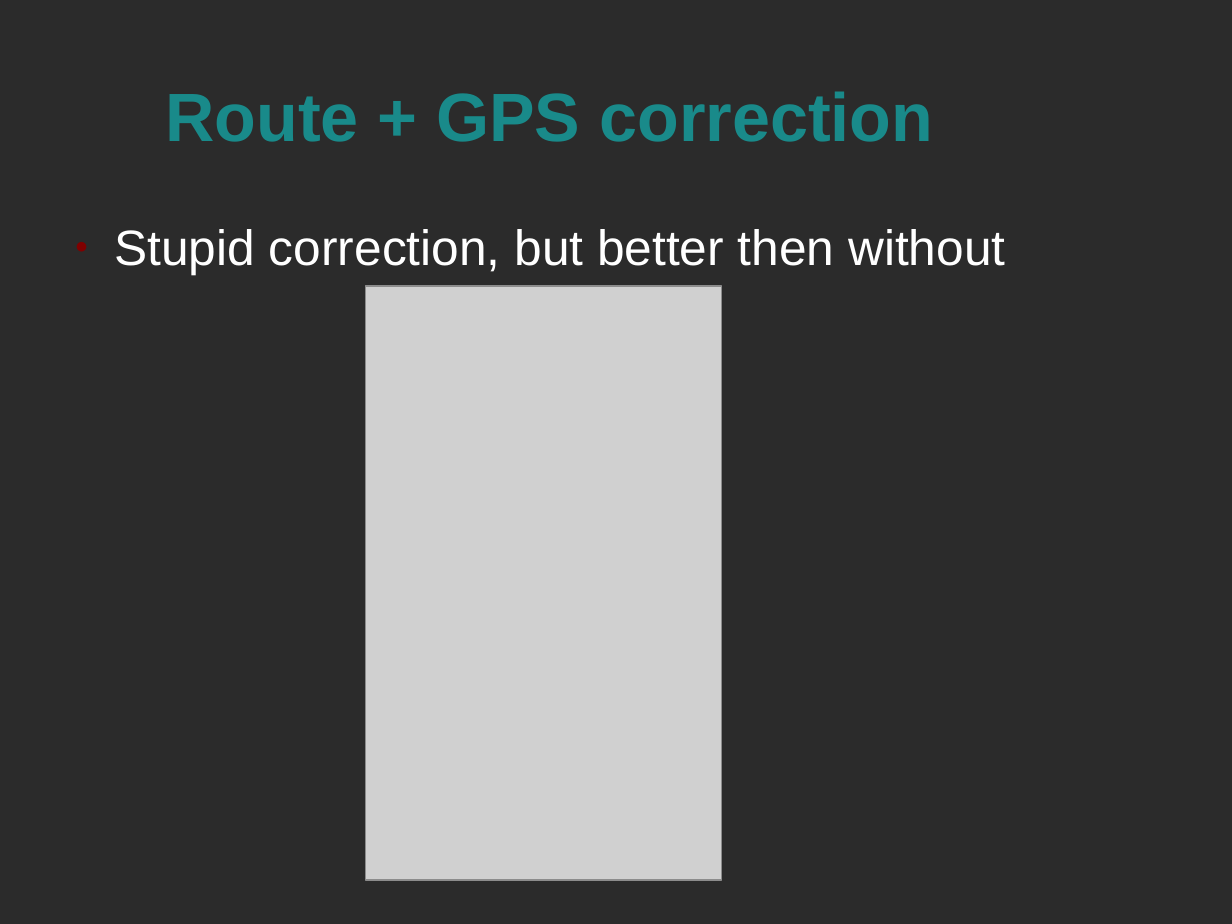
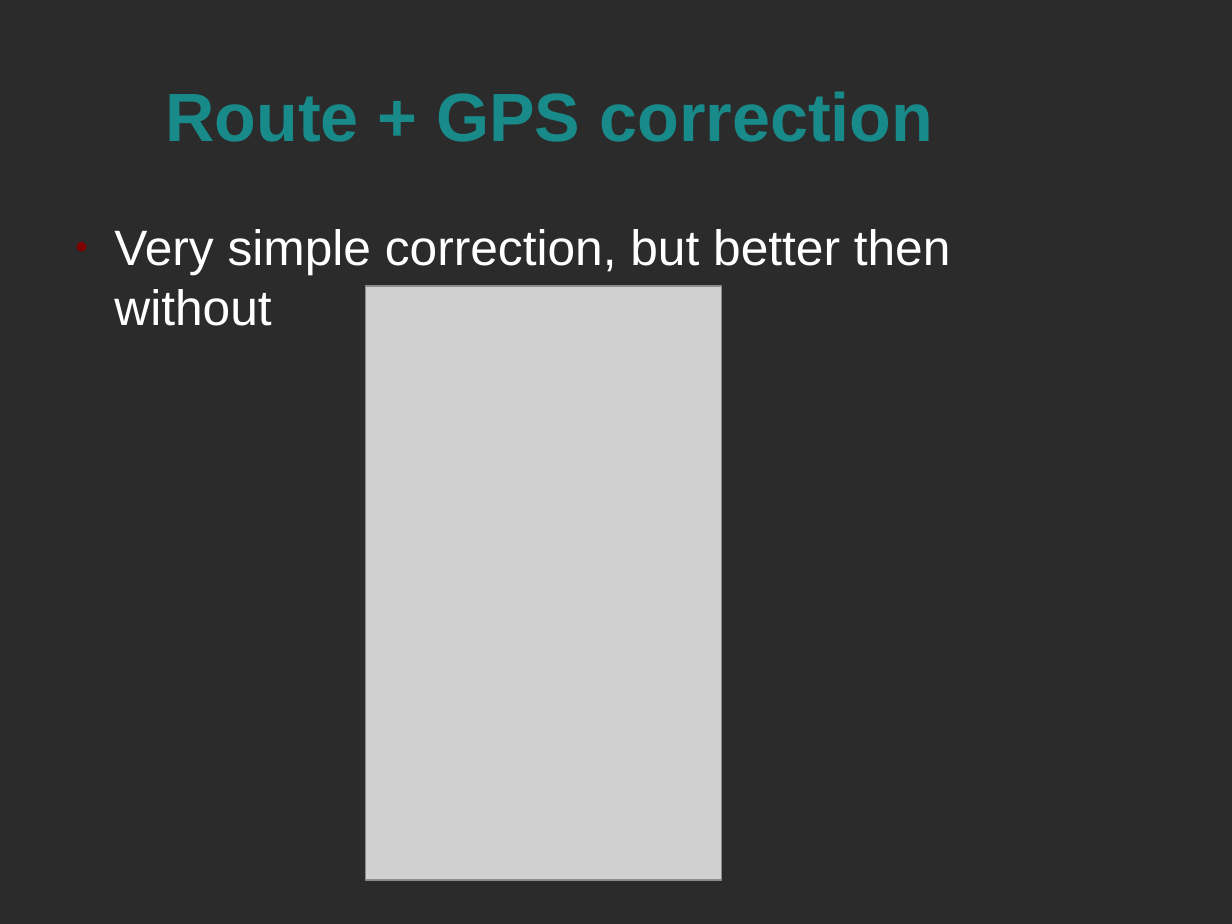
Before and after one commit to simara-svatopluk/LOST, a slide deck: slide 8 of presentation.odp. Drawn at 1232x924 pixels with LibreOffice and Linux fonts; fonts in the diff are those of the drawing; grey boxes stand for pictures; background and template pictures are left out; a plain dark background stands for a picture behind light text. Boxes give left, top, right and bottom in pixels: in the first picture for what was removed or moved away, otherwise in the second. Text is boxed around its words. In the diff, an @@ line names an element or a change of style, - is before the commit and + after.

```diff
--- a/presentation.odp
+++ b/presentation.odp
@@ text at bbox=[114, 229, 951, 326]: text changed @@
-● Stupid correction, but better then without
+● Very simple correction, but better then without
```
Also in this commit, not shown: 1 other file.
